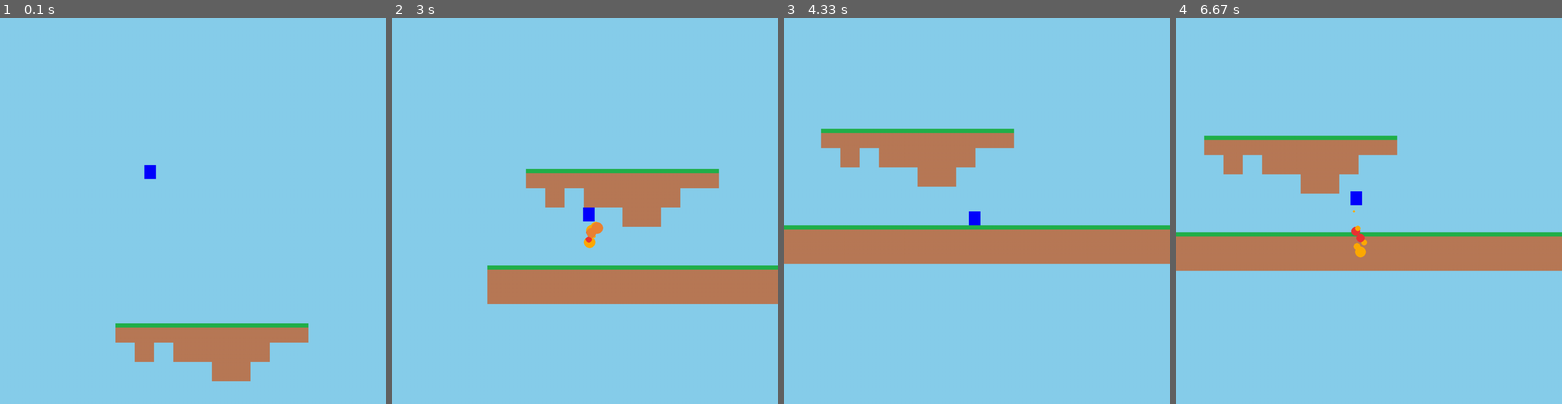
Above: before the commit, frames 1-4 (left to right).
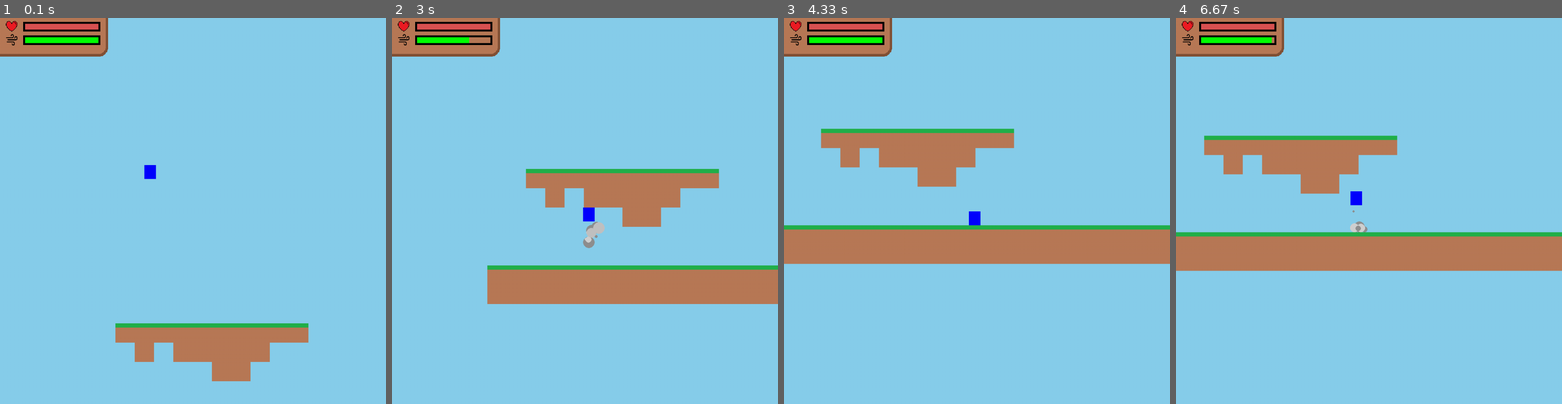
Above: after the commit, the same moments.

Repository: isaacchacko/take_flight
Game: pygame game, started from pygame_from_template.py
Two runs of this game, one before a commit and one after it. Both use one fixed random seed, a clock stepped at 60 frames per second and the inputs below.
Inputs:
- Up to frame 1 (0.1 s): no input
- Up to frame 2 (3 s): hold D 0.33-0.8 s; hold W 0.83-1.13 s; hold D 1.17-1.63 s; hold A 1.67-2.2 s; hold A 2.23-2.63 s; hold W from 2.67 s (still down)
- Up to frame 3 (4.33 s): release W at 3.03 s; hold D 3.07-3.7 s; hold A 3.73-4.2 s; hold D from 4.23 s (still down)
- Up to frame 4 (6.67 s): release D at 4.7 s; hold W 4.73-5.03 s; hold D 5.07-5.53 s; hold A 5.57-6.1 s; hold A 6.13-6.53 s; hold W from 6.57 s (still down)

The runs differ from the first frame. In frame 1, 2.8% of the frame differs, in the area x 0-28%, y 0-10%; in frame 2, 3.0%; in frame 3, 2.8%; in frame 4, 3.0%, in the area x 0-50%, y 0-62%.

Commit message:
added particle effects and started on enemies

Diff:
--- a/pygame_template.py
+++ b/pygame_template.py
@@ -1,11 +1,19 @@
 import pygame, os, sys, random
 
+class Enemy():
+	def __init__(self, rect, damage = None):
+		self.rect = pygame.Rect(rect)
+		if damage != None:
+			self.dmg = damage
+		else:
+			self.dmg = 1
 class Particle():
 	def __init__(self, color, rect):
 		self.rect = pygame.Rect(rect)
 		self.alive = True
 		self.color = color
 		self.lifetime = 0
+		self.vel = [0,1]
 	def moveToAir(self, terrain_hitboxes):
 		# COLLISION ----------------------------------
 		def find_collided_terrain(terrain_hitboxes): # function to return the specific terrain that the player collided with
@@ -38,18 +46,22 @@
 				self.rect.top = tile.bottom
 				self.collisions['top'] = True
 
-
+class StatusBar():
+	def __init__(self):
+		self.img = pygame.image.load('status_bar.png')
+		self.img = pygame.transform.scale(self.img, (280, 100))
 
 class Meter():
-	def __init__(self, pos, flashing_color = (255,0,0), normal_color = (0,0,0)):
-		self.border = pygame.Rect(pos[0], pos[1], 50, -200)
-		self.meter = pygame.Rect(pos[0], pos[1], 50, -200)
+	def __init__(self, pos, flashing_color = (255,0,0), normal_color = (0,0,0), actual_meter_color = (0,255,0)):
+		self.border = pygame.Rect(pos[0], pos[1], 200, 25)
+		self.meter = pygame.Rect(pos[0], pos[1], 200, 25)
 		self.flashing_timer = 0
 		self.flashing_color = flashing_color
 		self.normal_color = normal_color
-		self.meter_color = (0,255,0)
+		self.meter_color = actual_meter_color
 		self.border_color = (0,0,0)
 		self.threshold_reached = False
+		self.max = 200
 	def set_border_color(self, trackedVar, threshold, lowerHigher):
 		# THRESHOLD CHECK
 		if lowerHigher == 'higher':
@@ -90,31 +102,38 @@
 		self.vel = [0,0]
 		self.abs_loc = 'air'
 		self.max = {'air': [[-20,20],[-10,30]], 'ground': [[-10,10],[-10,30]]}
+
 		self.boost = Action()
+		self.boost.glyph = pygame.transform.scale(pygame.image.load('wind_glyph.png'), (30,30))
 		self.boost.ing = False
 		self.boost.charge = 100
 		self.boost.charge_rate = 4
-		self.boost.meter = Meter((50,400))
-		self.boost.max = -200
+		self.boost.meter = Meter((60,45))
 		self.boost.particles = []
-		self.boost.particle_colors = [(235, 131, 52), (235, 52, 52), (255, 170, 0)]
+		self.boost.particle_colors = [(194, 194, 194), (209, 209, 209), (143, 143, 143)]
+
+		self.health = Action()
+		self.health.glyph = pygame.transform.scale(pygame.image.load('heart_glyph.png'), (30,30))
+		self.health.max = 10
+		self.health.now = 10
+		self.health.meter = Meter((60, 10), actual_meter_color = (217, 82, 82))
 	def createBoostParticle(self, keys):
 		top = None
 		if 'w' in keys and len(keys) == 1:
 			top = self.rect.bottom
 			bottom = self.rect.bottom + 50
-			left = self.rect.left - 5
-			right = self.rect.right - 5
+			left = self.rect.left - 10
+			right = self.rect.right
 		if 'w' in keys and 'a' in keys and len(keys) == 2:
 			top = self.rect.bottom
 			bottom = self.rect.bottom + 50
-			left = self.rect.left - self.rect.width - 5
-			right = self.rect.left - 5
+			left = self.rect.left - self.rect.width - 10
+			right = self.rect.left
 		if 'w' in keys and 'd' in keys and len(keys) == 2:
 			top = self.rect.bottom
 			bottom = self.rect.bottom + 50
-			left = self.rect.right + 5
-			right = self.rect.right + self.rect.width + 5
+			left = self.rect.right - 10
+			right = self.rect.right + self.rect.width
 		widthheight = random.randint(5,30)
 
 		if top != None:
@@ -128,6 +147,7 @@
 		if self.boost.ing and len(self.boost.particles) < 40:
 			self.createBoostParticle(keys)
 		for particle in self.boost.particles:
+			particle.moveToAir(terrain_hitboxes)
 			particle.lifetime += 1
 			if particle.lifetime > 10:
 				particle.alive = False
@@ -210,8 +230,6 @@
 		else:
 			self.abs_loc = 'air'
 
-
-
 class Game():
 	def __init__(self, size = (1000,1000),
 					   title = 'Unnamed Platformer',
@@ -222,6 +240,7 @@
 					   bg = 'sky'):
 		pygame.init()
 		self.win = Screen(size, title, block_size, terrain_filenames, map_name, bg)
+		self.status_bar = StatusBar()
 		self.main = True
 		self.tick = tick_speed
 		self.size = size
@@ -230,7 +249,7 @@
 		self.true_scroll = [0,0]
 		self.scroll = [0,0]
 	def mainloop(self):
-		print(f'Bar Height: ({self.player.boost.meter.meter.height})')
+		print(f'Health Bar Width: ({self.player.health.meter.meter.width}) because {self.player.health.now} * 20 is {self.player.health.meter.meter.width}')
 
 		for event in pygame.event.get(): # event loop
 			if event.type == pygame.QUIT:
@@ -297,12 +316,25 @@
 		# BOOST PARTICLES ----------------------------------------------
 		for particle in self.player.boost.particles:
 			pygame.draw.ellipse(self.win.actual, particle.color, (particle.rect.x - self.scroll[0], particle.rect.y - self.scroll[1], particle.rect.width, particle.rect.height))
-		# METER --------------------------------------------------------
+
+		# STATUS BAR
+		self.win.actual.blit(self.status_bar.img, (0,0))
+
+		# BOOST METER --------------------------------------------------------
+		self.win.actual.blit(self.player.boost.glyph,(15,41))
 		self.player.boost.meter.set_border_color(trackedVar = self.player.boost.charge, threshold = 0, lowerHigher = 'higher')
-		self.player.boost.meter.meter.height = self.player.boost.charge * -2
-		self.player.boost.meter.meter.height = self.player.boost.max if self.player.boost.meter.meter.height < self.player.boost.max else self.player.boost.meter.meter.height
+		self.player.boost.meter.meter.width = self.player.boost.charge * 2
+		self.player.boost.meter.meter.width = self.player.boost.meter.max if self.player.boost.meter.meter.width > self.player.boost.meter.max else self.player.boost.meter.meter.width
 		pygame.draw.rect(self.win.actual, self.player.boost.meter.meter_color, self.player.boost.meter.meter)
 		pygame.draw.rect(self.win.actual, self.player.boost.meter.border_color, self.player.boost.meter.border, 5)
+
+		# HEALTH METER --------------------------------------------------------
+		self.win.actual.blit(self.player.health.glyph,(15,6))
+		self.player.health.meter.set_border_color(trackedVar = self.player.health.now, threshold = 2, lowerHigher = 'higher')
+		self.player.health.meter.meter.width = self.player.health.now * 20
+		self.player.health.meter.meter.width = self.player.health.meter.max if self.player.health.meter.meter.width > self.player.health.meter.max else self.player.health.meter.meter.width
+		pygame.draw.rect(self.win.actual, self.player.health.meter.meter_color, self.player.health.meter.meter)
+		pygame.draw.rect(self.win.actual, self.player.health.meter.border_color, self.player.health.meter.border, 5)
 
 class Terrain():
 	def __init__(self, filenames):
@@ -312,7 +344,7 @@
 
 class Screen():
 	def __init__(self, size, title, block_size, terrain_filenames, map_name, bg):
-		self.width, self.height = size
+		self.width, self.width = size
 		self.size = size
 		self.actual = pygame.display.set_mode(self.size)
 		pygame.display.set_caption(title)
Binary file added: heart_glyph.png
Binary file added: status_bar.png
Binary file added: wind_glyph.png
